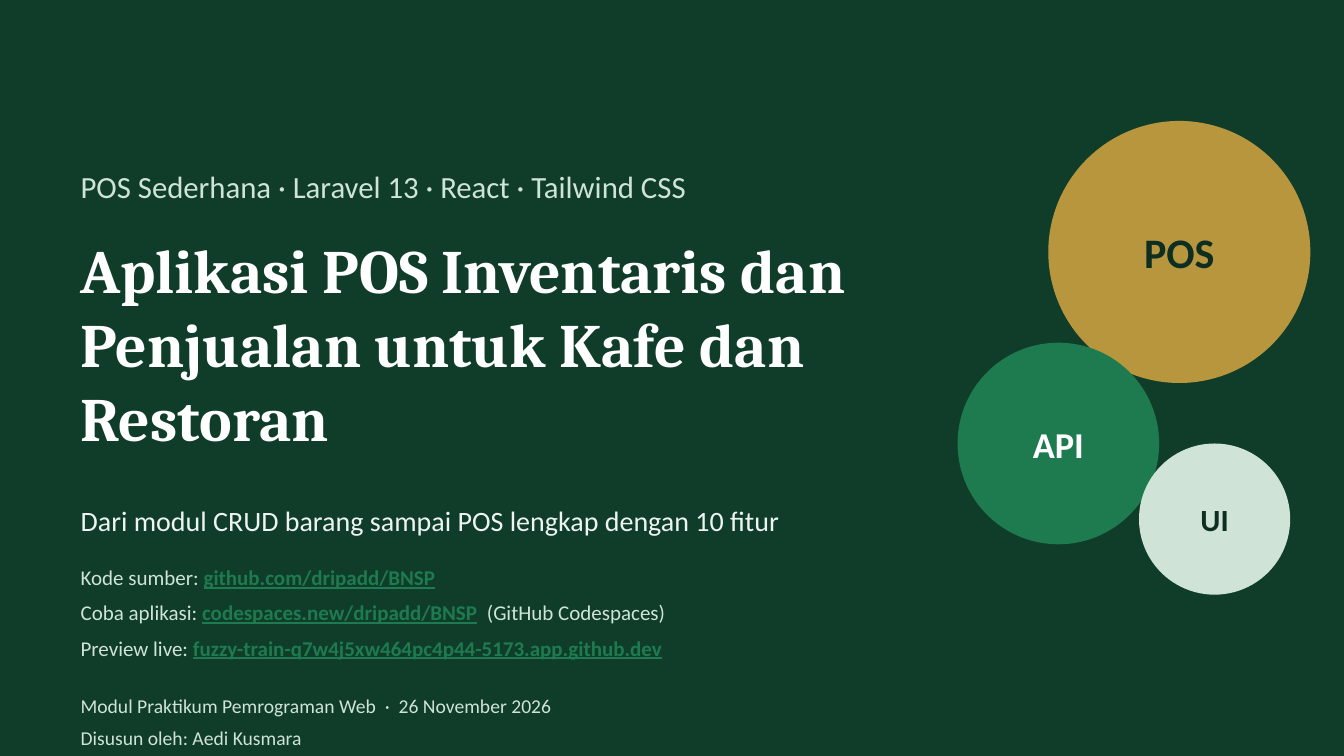
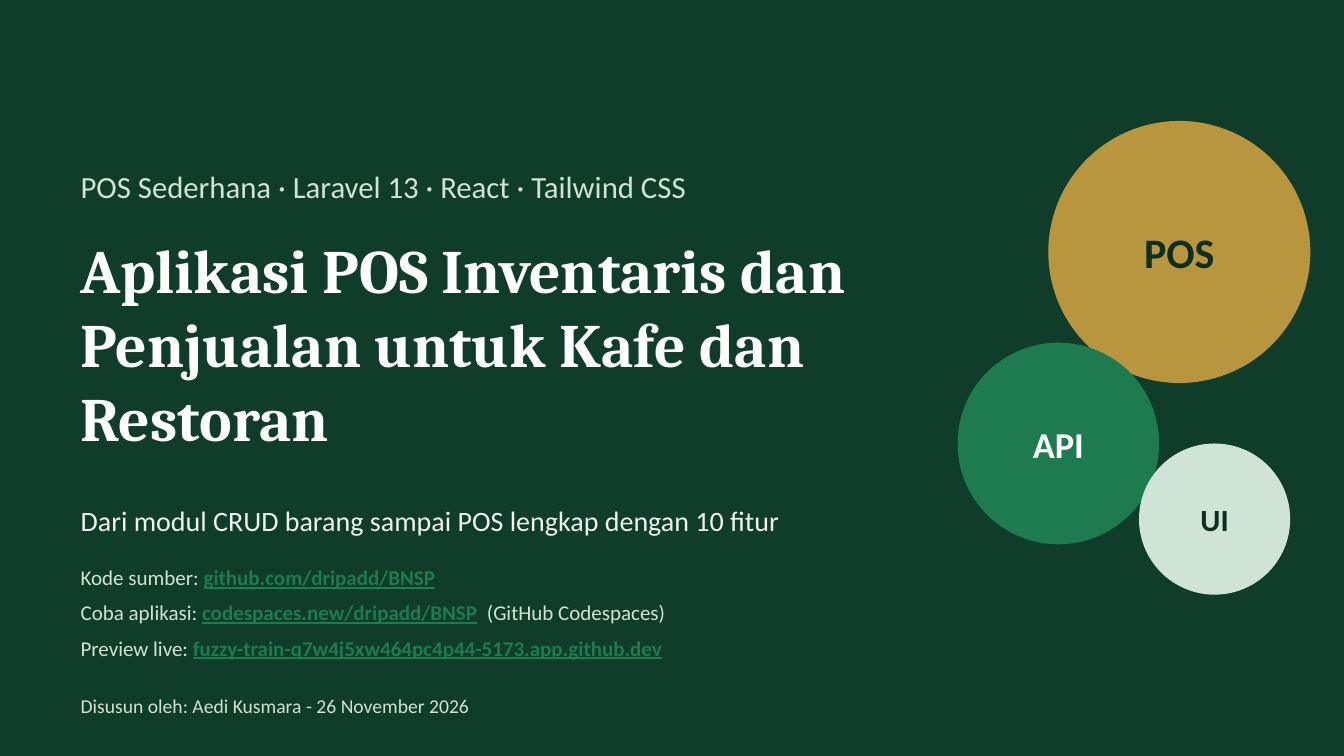
Before and after one commit to alexsandri/batam, a slide deck: slide 1 of presentasi/Aplikasi_Barang.pptx. Drawn at 1344x756 pixels with LibreOffice and Linux fonts; fonts in the diff are those of the drawing. Boxes give left, top, right and bottom in pixels: in the first picture for what was removed or moved away, otherwise in the second. Text is boxed around its words. In the diff, an @@ line names an element or a change of style, - is before the commit and + after.

Commit message:
Ganti keterangan penyusun dan tanggal pada slide judul presentasi

```diff
--- a/presentasi/Aplikasi_Barang.pptx
+++ b/presentasi/Aplikasi_Barang.pptx
@@ text at box(81, 699, 469, 713): text changed @@
-Modul Praktikum Pemrograman Web · 26 November 2026
+Disusun oleh: Aedi Kusmara - 26 November 2026
@@ text removed at box(81, 731, 302, 745) @@
-Disusun oleh: Aedi Kusmara
```
Also in this commit, not shown: 1 other file.
